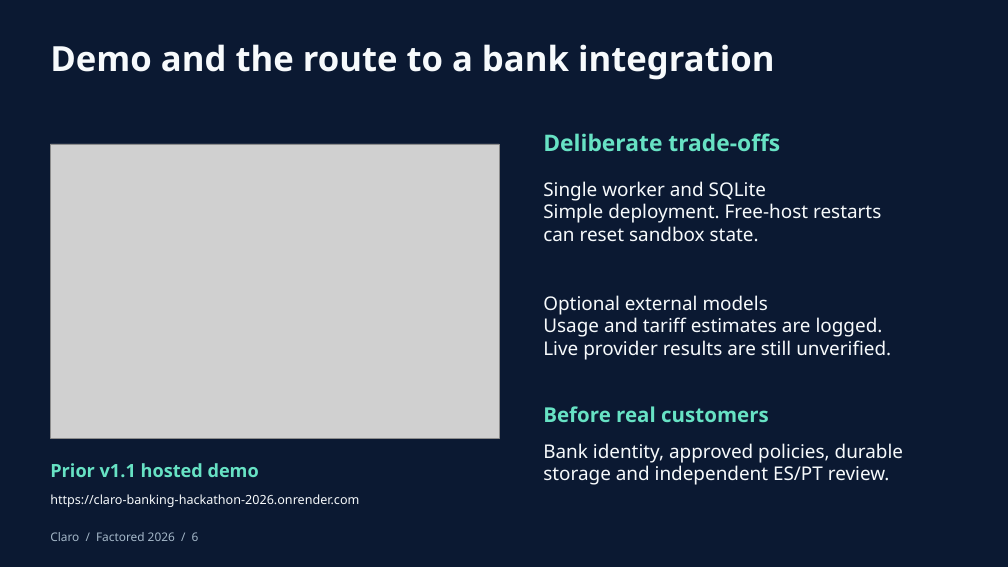
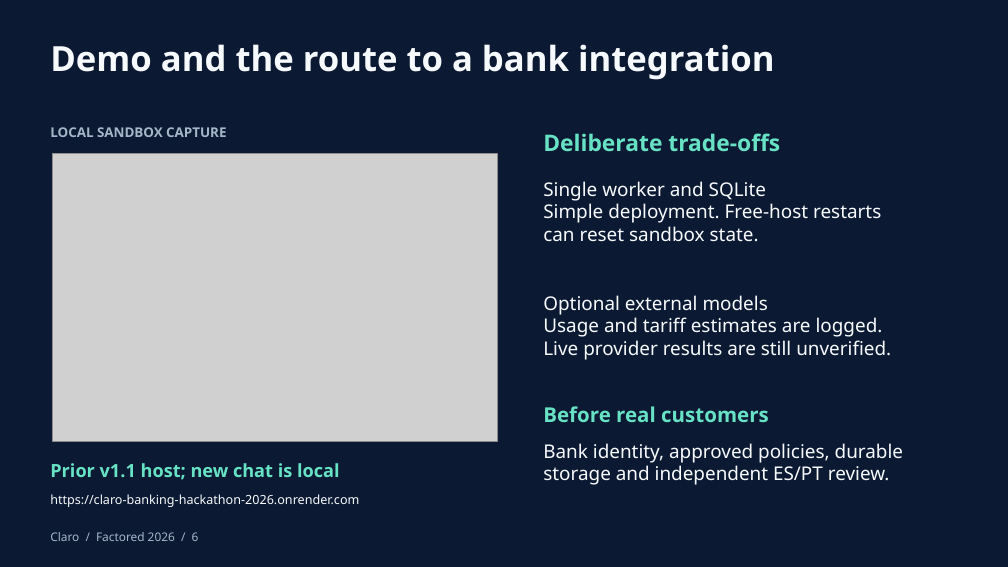
Before and after one commit to nicoceron/factored-hackathon-2026-nicoceron, a slide deck: slide 6 of submission/Claro-Hackathon-2026.pptx. Drawn at 1008x567 pixels with LibreOffice and Linux fonts; fonts in the diff are those of the drawing; grey boxes stand for pictures. Boxes give left, top, right and bottom in pixels: in the first picture for what was removed or moved away, otherwise in the second. Text is boxed around its words. In the diff, an @@ line names an element or a change of style, - is before the commit and + after.

Commit message:
Resolve final chat review findings and refresh proven demo evidence

```diff
--- a/submission/Claro-Hackathon-2026.pptx
+++ b/submission/Claro-Hackathon-2026.pptx
@@ text added at <box>50,127,226,137</box>, 12.8 pt, text #A4B7C8, bold @@
+LOCAL SANDBOX CAPTURE
@@ picture: place and size @@
-picture at <box>51,144,500,438</box>
+picture at <box>53,154,498,441</box>
@@ text at <box>50,463,340,480</box>: text changed @@
-Prior v1.1 hosted demo
+Prior v1.1 host; new chat is local
```
Also in this commit, not shown: 1 other slide changed, 48 other files.
